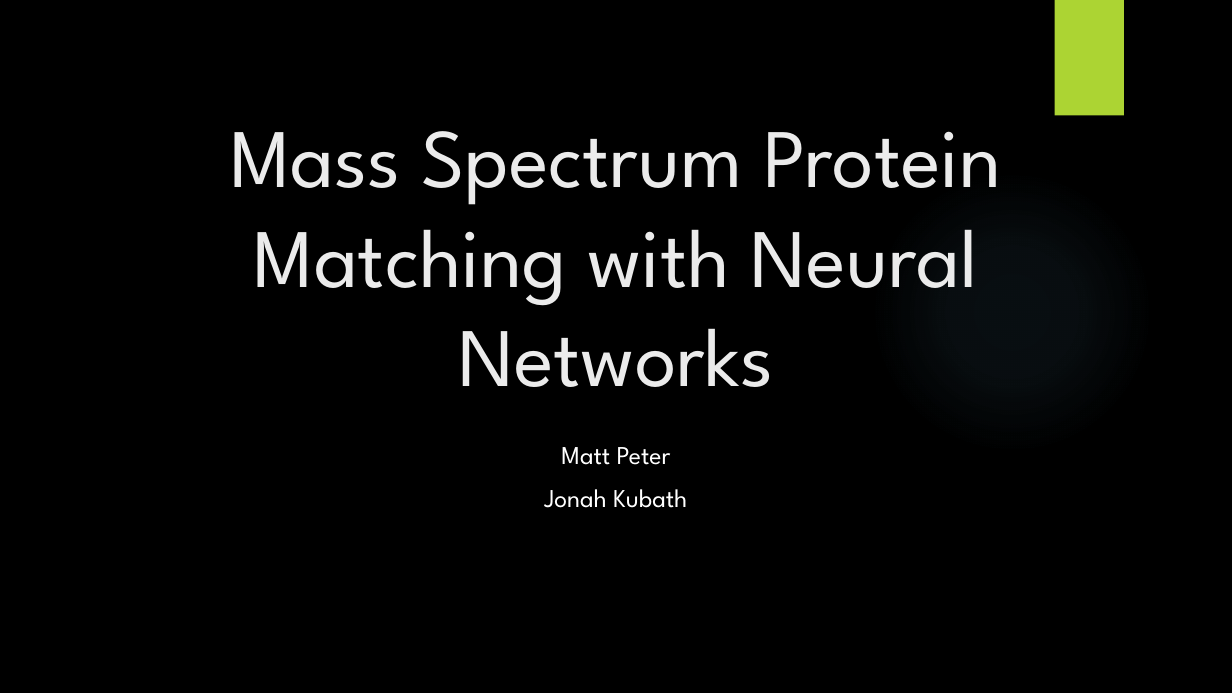
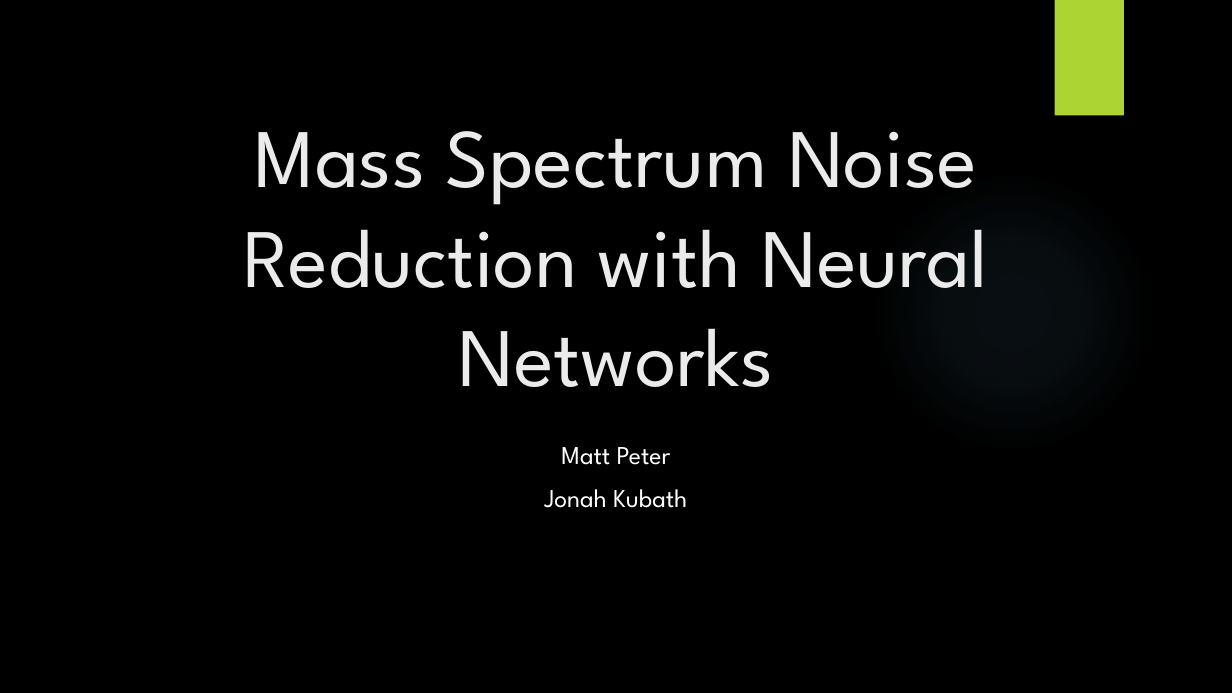
Before and after one commit to jkubath/MS2-Noise-Reduction, a slide deck: slide 1 of Group8.pptx. Drawn at 1232x693 pixels with LibreOffice and Linux fonts; fonts in the diff are those of the drawing; background and template pictures are left out. Boxes give left, top, right and bottom in pixels: in the first picture for what was removed or moved away, otherwise in the second. Text is boxed around its words. In the diff, an @@ line names an element or a change of style, - is before the commit and + after.

```diff
--- a/Group8.pptx
+++ b/Group8.pptx
@@ title at (x1=243, y1=131, x2=988, y2=387): text changed @@
-Mass Spectrum Protein Matching with Neural Networks
+Mass Spectrum Noise Reduction with Neural Networks
```
Also in this commit, not shown: 27 other files.
